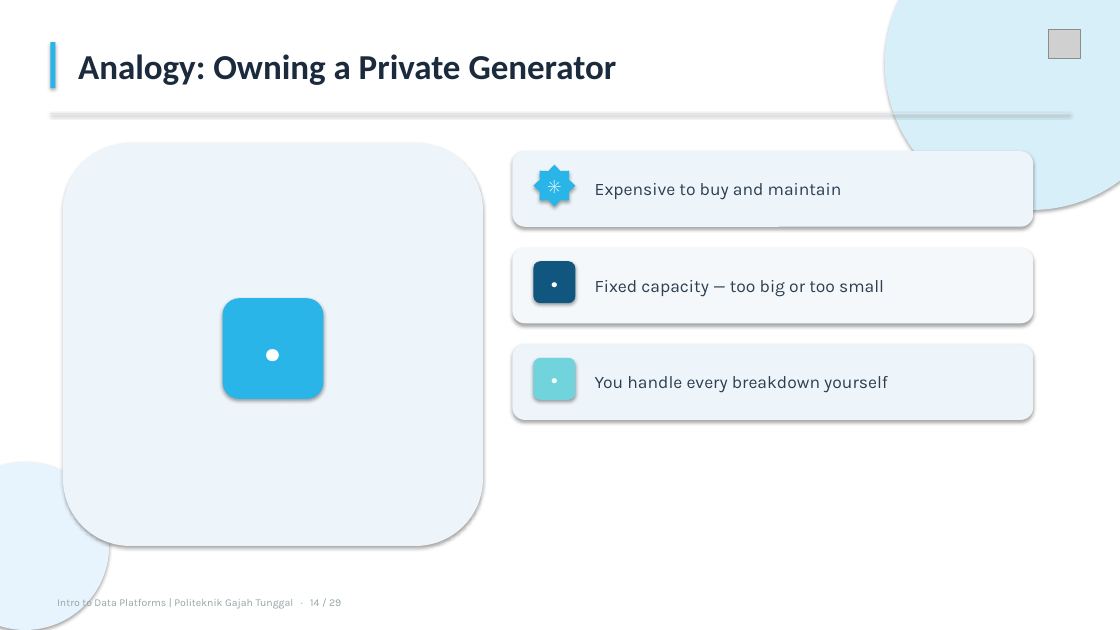
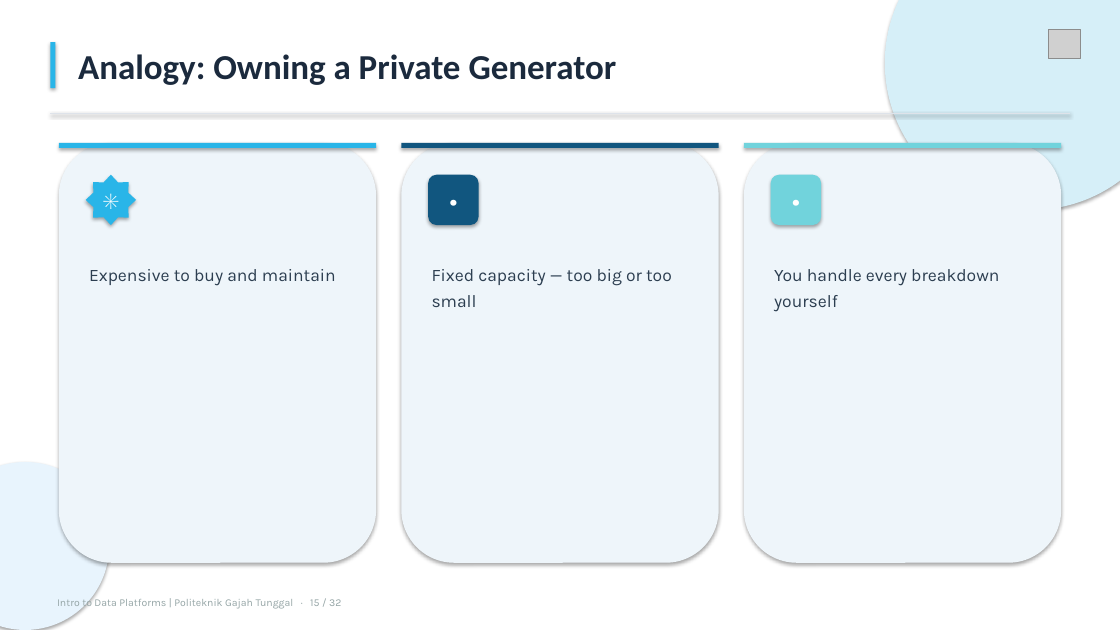
Before and after one commit to arzamuhammad/hands-on-lab-and-workshop, a slide deck: slide 15 of slides/Intro_to_Data_Platforms.pptx (slide 14 before the commit). Drawn at 1120x630 pixels with LibreOffice and Linux fonts; fonts in the diff are those of the drawing; grey boxes stand for pictures. Boxes give left, top, right and bottom in pixels: in the first picture for what was removed or moved away, otherwise in the second. Text is boxed around its words. In the diff, an @@ line names an element or a change of style, - is before the commit and + after.

Commit message:
Add 3 multiple-choice quiz slides (after every 2 sections) + answer key

```diff
--- a/slides/Intro_to_Data_Platforms.pptx
+++ b/slides/Intro_to_Data_Platforms.pptx
@@ rounded rectangle: place and size @@
-rounded rectangle at (63, 143, 483, 546)
+rounded rectangle at (59, 143, 376, 563)
@@ rectangle added at (59, 143, 376, 148), fill #29B5E8 @@
@@ rounded rectangle added at (402, 143, 719, 563), fill #EEF5FA @@
@@ rectangle added at (402, 143, 719, 148), fill #11567F @@
@@ rounded rectangle added at (744, 143, 1062, 563), fill #EEF5FA @@
@@ rectangle added at (744, 143, 1062, 148), fill #71D3DC @@
@@ star: place and size @@
-star at (534, 165, 576, 207)
+star at (86, 175, 136, 225)
@@ text at (86, 175, 136, 225): text changed; size 16 to 19 pt @@
-•
+✳
@@ text at (429, 175, 479, 225): text changed; size 16 to 19 pt @@
-✳
+•
@@ rounded rectangle: place and size @@
-rounded rectangle at (534, 261, 576, 303)
+rounded rectangle at (429, 175, 479, 225)
@@ rounded rectangle removed at (513, 151, 1033, 227) @@
@@ rounded rectangle: place and size @@
-rounded rectangle at (534, 358, 576, 400)
+rounded rectangle at (771, 175, 822, 225)
@@ text "•": place and size @@
-text "•" at (534, 358, 576, 400)
+text "•" at (771, 175, 822, 225)
@@ text "•" at (771, 175, 822, 225): size 16 to 19 pt; line spacing 20pt to 24pt @@
@@ line spacing 19pt to 22pt; vertical alignment middle to top in 3 elements at (774, 269, 999, 312), (432, 269, 672, 307), (89, 269, 336, 286) @@
@@ text "Expensive to buy and maintain": place and size @@
-text "Expensive to buy and maintain" at (595, 183, 842, 200)
+text "Expensive to buy and maintain" at (89, 269, 336, 286)
@@ text "Fixed capacity — too big ...": place and size @@
-text "Fixed capacity — too big ..." at (595, 280, 884, 297)
+text "Fixed capacity — too big ..." at (432, 269, 672, 307)
@@ rounded rectangle removed at (513, 248, 1033, 323) @@
@@ text "You handle every breakdown yourself": place and size @@
-text "You handle every breakdown yourself" at (595, 376, 888, 393)
+text "You handle every breakdown yourself" at (774, 269, 999, 312)
@@ rounded rectangle removed at (223, 298, 323, 399) @@
@@ text removed at (223, 298, 323, 399) @@
-•
@@ rounded rectangle removed at (513, 344, 1033, 420) @@
@@ text at (57, 598, 341, 609): text changed @@
-Intro to Data Platforms | Politeknik Gajah Tunggal · 14 / 29
+Intro to Data Platforms | Politeknik Gajah Tunggal · 15 / 32
```
Also in this commit, not shown: 20 other slides changed, 3 slides added, 2 other files.
